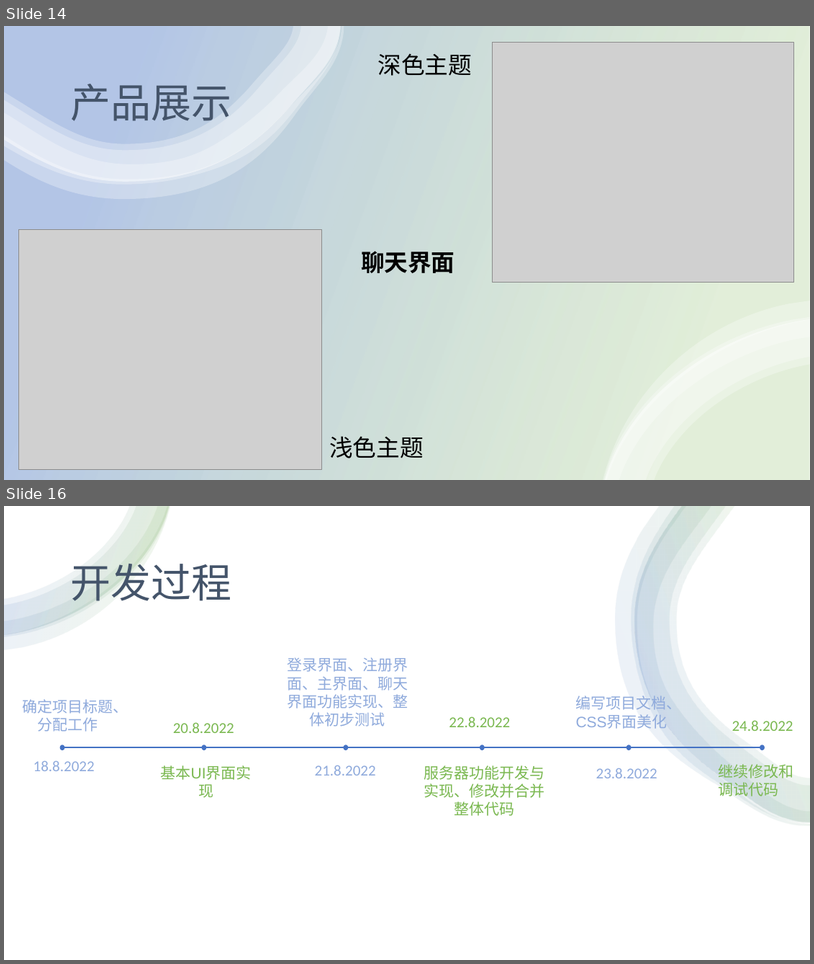
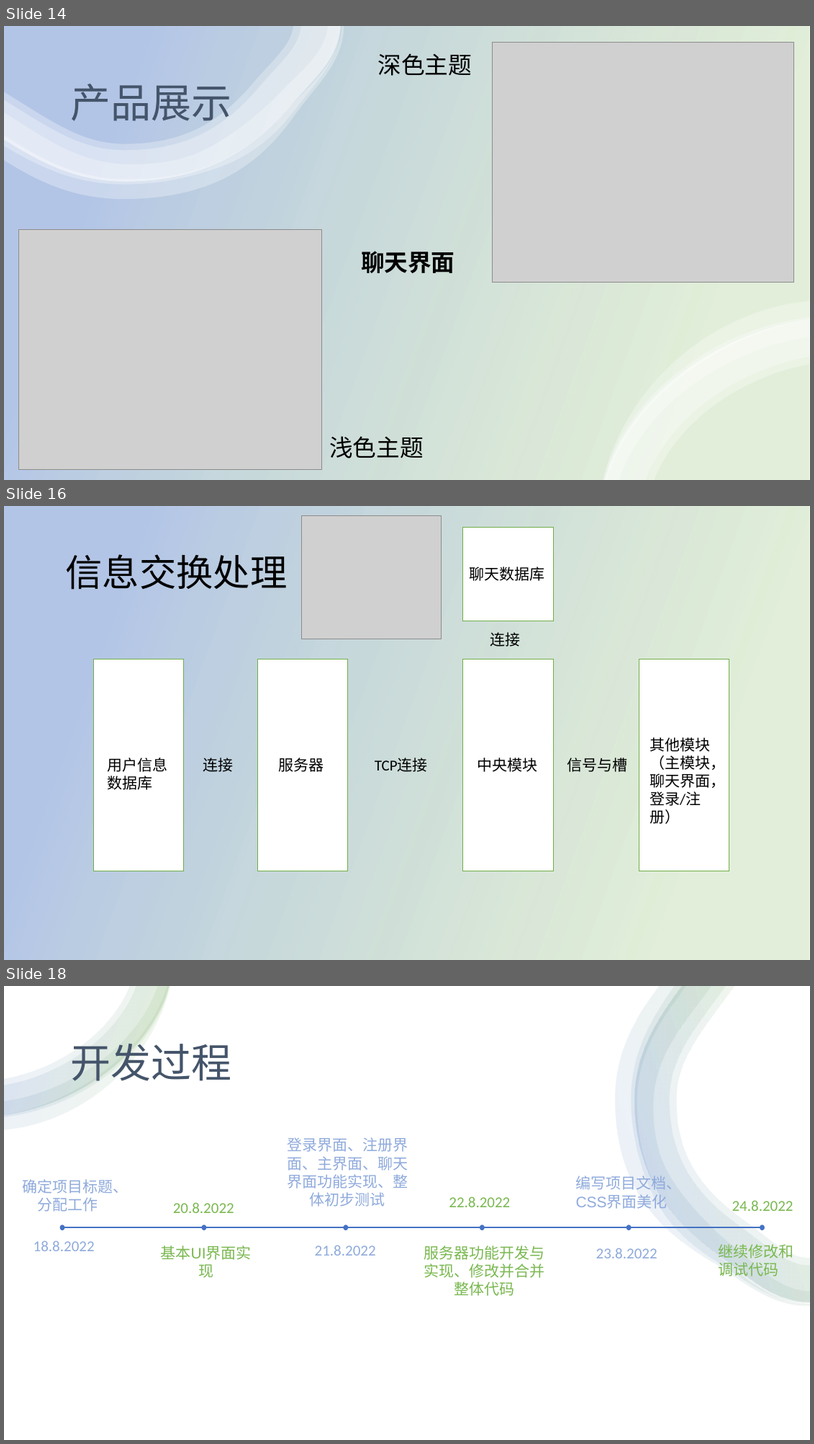
Before and after one commit to SeeChen/LCS_lanChatSoftware, a slide deck: LCS-实时通讯软件5组/LCS实时通讯软件.pptx. Shown one above the other, each under a label of ours: slides 14 and 16 before the commit, slides 14, 16 and 18 after it; the slides between them are not shown. The pictures are 814x964 and 814x1444 pixels, drawn with LibreOffice and Linux fonts; fonts in the diff are those of the drawing; grey boxes stand for pictures. Boxes give left, top, right and bottom in pixels: in the first picture for what was removed or moved away, otherwise in the second. Text is boxed around its words. In the diff, an @@ line names an element or a change of style, - is before the commit and + after.

```diff
--- a/LCS-实时通讯软件5组/LCS实时通讯软件.pptx
+++ b/LCS-实时通讯软件5组/LCS实时通讯软件.pptx
@@ slide 16 added at (x1=4, y1=506, x2=810, y2=960), background #FFFFFF @@
@@ rectangle added at (x1=4, y1=506, x2=810, y2=960), fill gradient #70AD47 to #4472C4 @@
@@ picture added at (x1=301, y1=515, x2=442, y2=638) @@
@@ rectangle added at (x1=463, y1=527, x2=553, y2=620), fill #FFFFFF, outline #70AD47 1 pt @@
@@ title added at (x1=65, y1=554, x2=287, y2=590), 44 pt, text #000000 @@
+信息交换处理
@@ text added at (x1=469, y1=566, x2=545, y2=581), 18 pt, text #000000 @@
+聊天数据库
@@ text added at (x1=490, y1=632, x2=520, y2=646), 18 pt, text #000000 @@
+连接
@@ rectangle added at (x1=93, y1=659, x2=184, y2=871), fill #FFFFFF, outline #70AD47 1 pt @@
@@ rectangle added at (x1=258, y1=659, x2=348, y2=871), fill #FFFFFF, outline #70AD47 1 pt @@
@@ rectangle added at (x1=463, y1=659, x2=553, y2=871), fill #FFFFFF, outline #70AD47 1 pt @@
@@ rectangle added at (x1=640, y1=659, x2=730, y2=871), fill #FFFFFF, outline #70AD47 1 pt @@
@@ text added at (x1=650, y1=737, x2=725, y2=806), 18 pt, text #000000 @@
+其他模块
+（主模块，聊天界面，登录/注册）
@@ text added at (x1=107, y1=757, x2=167, y2=790), 18 pt, text #000000 @@
+用户信息数据库
@@ text added at (x1=203, y1=757, x2=234, y2=772), 18 pt, text #000000 @@
+连接
@@ text added at (x1=278, y1=757, x2=324, y2=772), 18 pt, text #000000 @@
+服务器
@@ text added at (x1=375, y1=758, x2=428, y2=772), 18 pt, text #000000 @@
+TCP连接
@@ text added at (x1=478, y1=757, x2=538, y2=772), 18 pt, text #000000 @@
+中央模块
@@ text added at (x1=568, y1=757, x2=628, y2=772), 18 pt, text #000000 @@
+信号与槽
@@ what was slide 16 is now slide 18 @@
```
Also in this commit, not shown: 4 slides changed, 1 other slide added, 2 other files.
